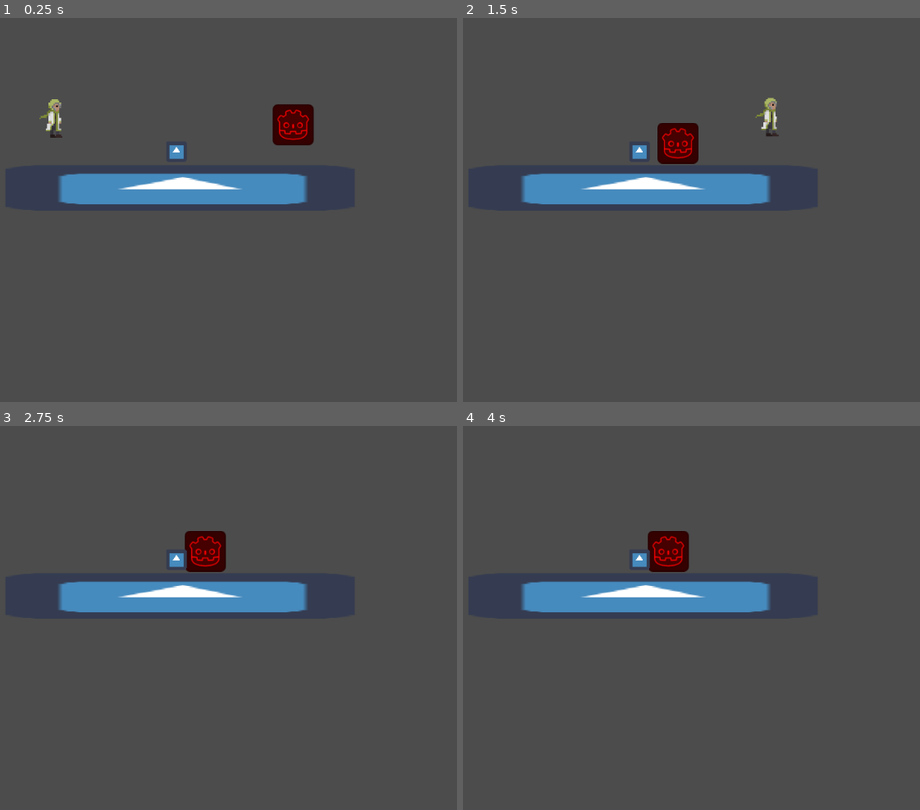
Above: before the commit, frames 1-4 (two rows, left to right).
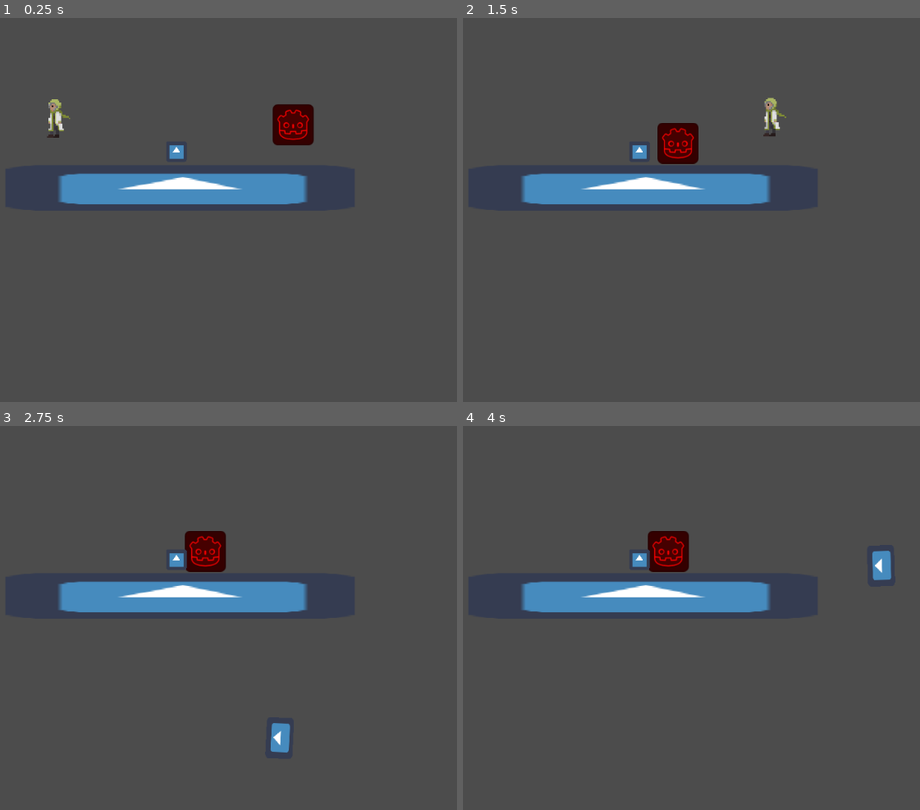
Above: after the commit, the same moments.

Repository: LaurenceTimothyMGarcia/Halloween-Game-Jam-2021
Game: Godot game, scene res://Assets/Scenes/PlayerTester.tscn
Two runs of this game, one before a commit and one after it. Both use one fixed random seed, a clock stepped at 60 frames per second and the inputs below. The project has no main scene, so this scene is started directly. The engine's default icon, where the game draws it, is replaced by a stand-in: a white triangle on a blue panel in a dark square.
Inputs (mouse positions are in pixels of both pictures, inside the frame that each line leads up to):
- Up to frame 1 (0.25 s): no input
- Up to frame 2 (1.5 s): move the mouse to (833, 190) at 0.52 s; press the mouse at (833, 190) at 0.53 s; hold D (move_right) from 0.53 s (still down); tap Space (jump) at 0.77 s; move the mouse to (554, 229) at 1.27 s; release the mouse at (554, 229) at 1.28 s; right-click (554, 229) at 1.35 s
- Up to frame 3 (2.75 s): tap Space (jump) at 1.52 s; click (91, 637) at 1.55 s; move the mouse to (287, 533) at 2.02 s; release D (move_right) at 2.03 s; press the mouse at (287, 533) at 2.03 s; hold A (move_left) from 2.03 s (still down)
- Up to frame 4 (4 s): move the mouse to (654, 694) at 2.77 s; release A (move_left) at 2.78 s; release the mouse at (654, 694) at 2.78 s; hold D (move_right) from 2.78 s (still down); click (654, 694) at 2.85 s; tap Space (jump) at 3.02, 3.77 s; tap Enter at 3.5 s; move the mouse to (883, 675) at 3.52 s; press the mouse at (883, 675) at 3.53 s; right-click (883, 675) at 3.6 s

The runs differ from the first frame. In frame 1, 0.2% of the frame differs, in the area x 8-16%, y 22-32%; in frame 2, 0.2%; in frame 3, 0.3%; in frame 4, 0.3%, in the area x 89-94%, y 32-41%.

Commit message:
player bullets no longer collide with the player; the Player now looks at the mouse, rather than facing the last direction they walked in

Diff:
--- a/Assets/Scenes/Gun/Bullet.tscn
+++ b/Assets/Scenes/Gun/Bullet.tscn
@@ -8,6 +8,8 @@
 height = 29.7403
 
 [node name="Bullet" type="Area2D"]
+collision_layer = 16
+collision_mask = 14
 script = ExtResource( 2 )
 vel = 2000
 
--- a/Assets/Scenes/Gun/Gun.gd
+++ b/Assets/Scenes/Gun/Gun.gd
@@ -12,7 +12,7 @@
 	var mousePos = get_global_mouse_position()
 	look_at(mousePos)
 
-	if(Input.is_mouse_button_pressed(1)) and can_fire:
+	if Input.is_action_pressed("shoot") and can_fire:
 
 		var bulletInstance = bullet.instance()
 		bulletInstance.position = $MuzzleArea.global_position
--- a/Assets/Scenes/Player.gd
+++ b/Assets/Scenes/Player.gd
@@ -32,8 +32,15 @@
 
 # Called every frame. 'delta' is the elapsed time since the previous frame.
 func _physics_process(delta):
+	_lookAtMouse()
 	_movementHandler(delta)
 	_theBoxHandler()
+
+func _lookAtMouse():
+	if get_global_mouse_position().x >= position.x:
+		_lookRight()
+	else:
+		_lookLeft()
 
 func _movementHandler(var delta):
 	velocity.x = 0
@@ -42,10 +49,6 @@
 	if Input.is_action_pressed("move_right"):
 		velocity.x += 1
 
-	if velocity.x > 0:
-		lookRight()
-	elif velocity.x < 0:
-		lookLeft()
 
 	if Input.is_action_just_pressed("jump") and _jumpReady:
 		_jumpReady = false
@@ -62,18 +65,22 @@
 
 	velocity = move_and_slide(velocity)
 
-func lookLeft():
+func _lookLeft():
 	if _facingRight:
 		_facingRight = false
 		$GrabPoint.position.x = -_grabPointSwapDistance
 		$GrabZone.scale *= -1
+		$Gun.position.x *= -1
+		$Sprite.scale.x *= -1
 		emit_signal("facing_left")
 
-func lookRight():
+func _lookRight():
 	if !_facingRight:
 		_facingRight = true
 		$GrabPoint.position.x = _grabPointSwapDistance
 		$GrabZone.scale *= -1
+		$Gun.position.x *= -1
+		$Sprite.scale.x *= -1
 		emit_signal("facing_right")
 
 func _on_GroundedChecker_body_entered(body):
--- a/project.godot
+++ b/project.godot
@@ -35,6 +35,11 @@
 "events": [ Object(InputEventMouseButton,"resource_local_to_scene":false,"resource_name":"","device":0,"alt":false,"shi …(212 unchanged characters)…
  ]
 }
+shoot={
+"deadzone": 0.5,
+"events": [ Object(InputEventMouseButton,"resource_local_to_scene":false,"resource_name":"","device":0,"alt":false,"shift":false,"control":false,"meta":false,"command":false,"button_mask":0,"position":Vector2( 0, 0 ),"global_position":Vector2( 0, 0 ),"factor":1.0,"button_index":1,"pressed":false,"doubleclick":false,"script":null)
+ ]
+}
 
 [layer_names]
 
@@ -46,6 +51,7 @@
 2d_physics/layer_3="Environment"
 2d_render/layer_4="Box"
 2d_physics/layer_4="Box"
+2d_physics/layer_5="PlayerBullet"
 
 [physics]
 
